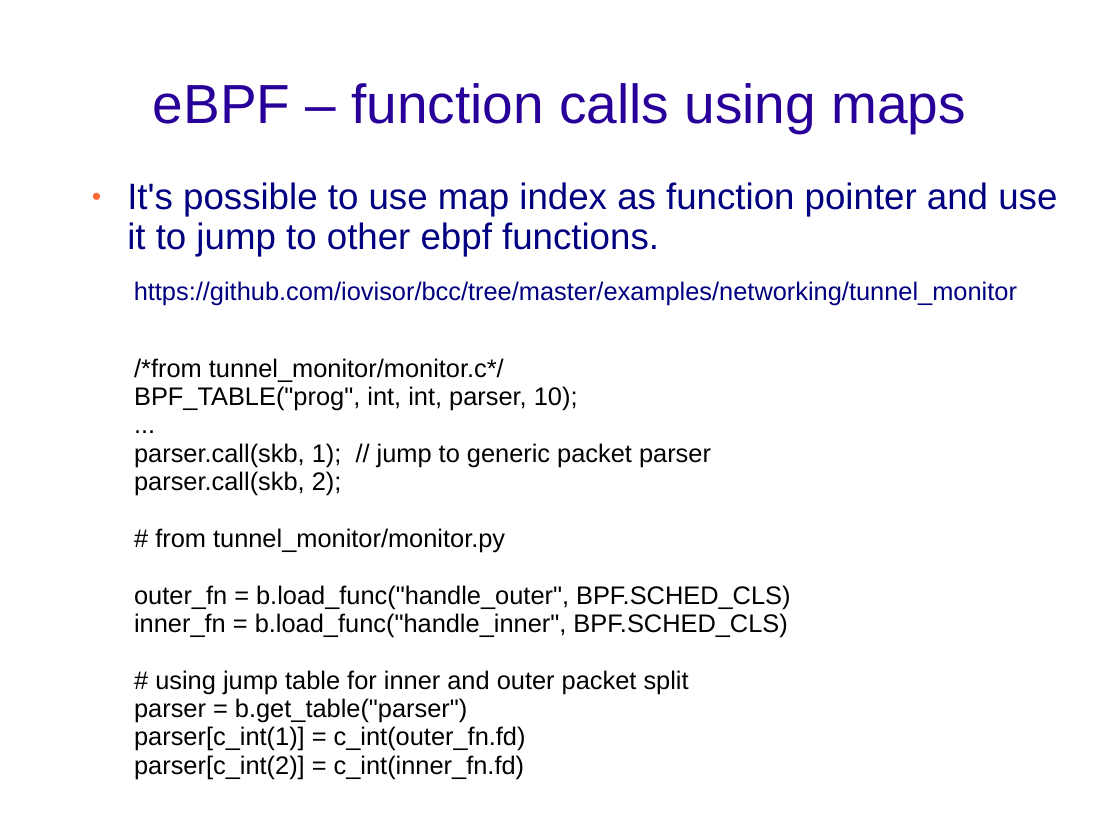
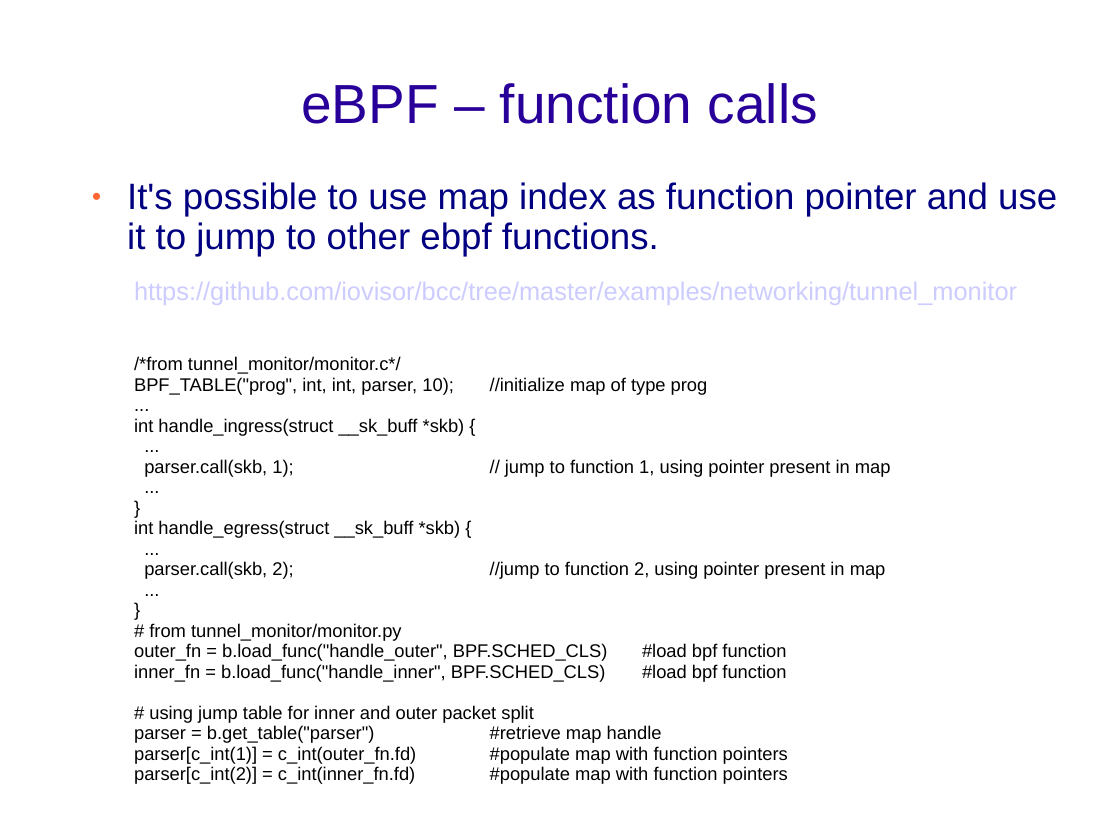
Before and after one commit to netgroup-polito/ebpf-test, a slide deck: slide 9 of eBPF - Short Presentation.ppt (slide 10 before the commit). Drawn at 1120x840 pixels with LibreOffice and Linux fonts; fonts in the diff are those of the drawing; background and template pictures are left out. Boxes give left, top, right and bottom in pixels: in the first picture for what was removed or moved away, otherwise in the second. Text is boxed around its words. In the diff, an @@ line names an element or a change of style, - is before the commit and + after.

```diff
--- a/eBPF - Short Presentation.ppt
+++ b/eBPF - Short Presentation.ppt
@@ title at box(301, 83, 818, 124): text changed @@
-eBPF – function calls using maps
+eBPF – function calls
@@ text at box(134, 282, 1017, 374): text colour #000080 to #CCCCFF in "https://github.com/iovisor/bcc/tree/master/examples/networki ..." @@
@@ text at box(134, 356, 534, 722): size 18 to 13 pt in "/*from tunnel_monitor/monitor.c*/", "...", "# from tunnel_monitor/monitor.py", "# using jump table for inner and ..." @@
@@ text at box(134, 377, 708, 395): text changed; size 18 to 13 pt @@
-BPF_TABLE("prog", int, int, parser, 10);
+BPF_TABLE("prog", int, int, parser, 10); //initialize map of type prog
@@ text at box(134, 418, 830, 579): text changed; size 18 to 13 pt @@
-parser.call(skb, 1); // jump to generic packet parser
-parser.call(skb, 2);
+int handle_ingress(struct __sk_buff *skb) {
+...
+parser.call(skb, 1); // jump to function 1, using pointer present in map
+...
+}
+int handle_egress(struct __sk_buff *skb) {
+...
+parser.call(skb, 2); //jump to function 2, using pointer present in map
+...
+}
@@ text at box(134, 643, 786, 682): text changed; size 18 to 13 pt @@
-outer_fn = b.load_func("handle_outer", BPF.SCHED_CLS)
-inner_fn = b.load_func("handle_inner", BPF.SCHED_CLS)
+outer_fn = b.load_func("handle_outer", BPF.SCHED_CLS) #load bpf function
+inner_fn = b.load_func("handle_inner", BPF.SCHED_CLS) #load bpf function
@@ text at box(134, 725, 788, 784): text changed; size 18 to 13 pt @@
-parser = b.get_table("parser")
-parser[c_int(1)] = c_int(outer_fn.fd)
-parser[c_int(2)] = c_int(inner_fn.fd)
+parser = b.get_table("parser") #retrieve map handle
+parser[c_int(1)] = c_int(outer_fn.fd) #populate map with function pointers
+parser[c_int(2)] = c_int(inner_fn.fd) #populate map with function pointers
```
Also in this commit, not shown: 7 other slides changed, 4 slides added, 1 slide removed, 4 other files.
